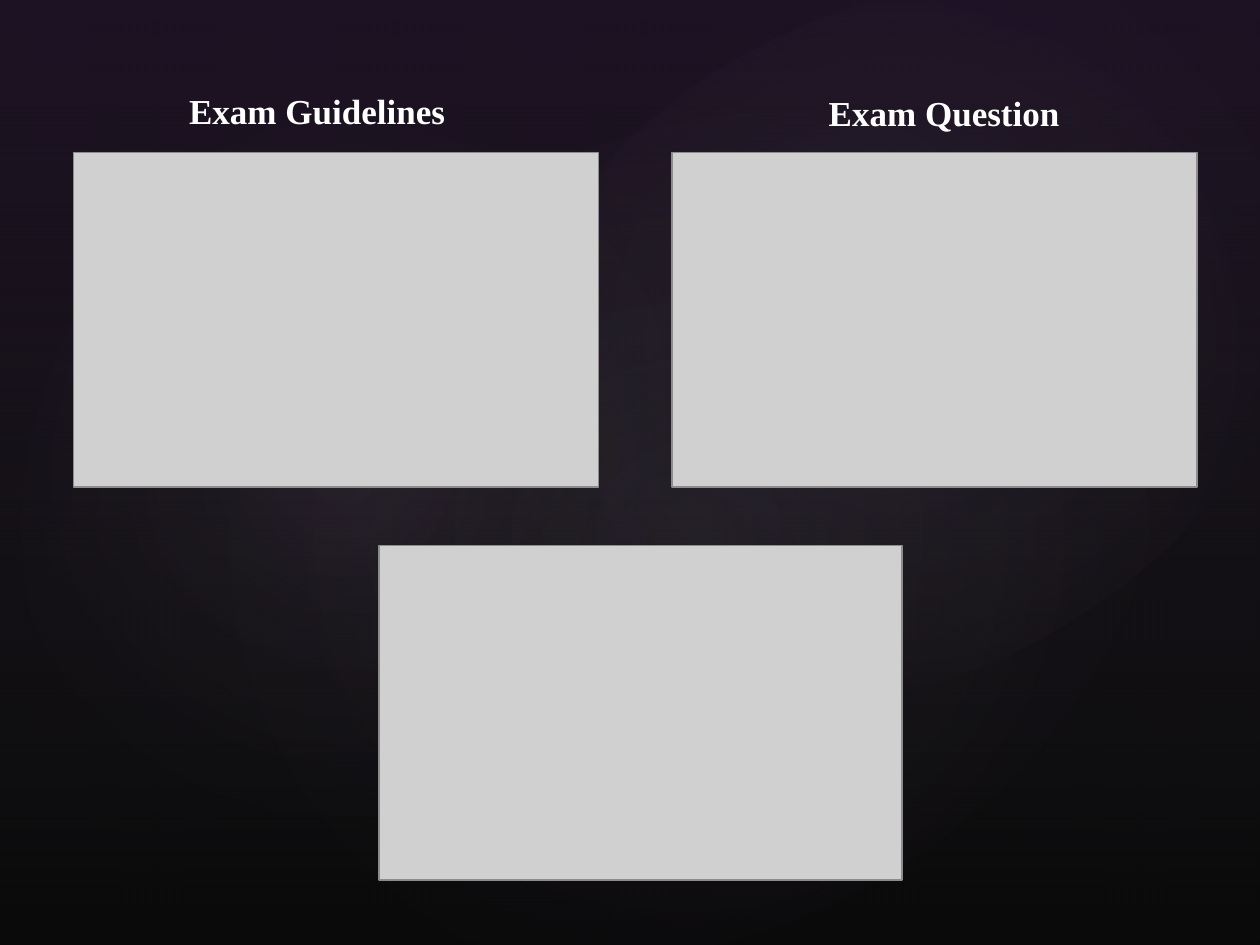
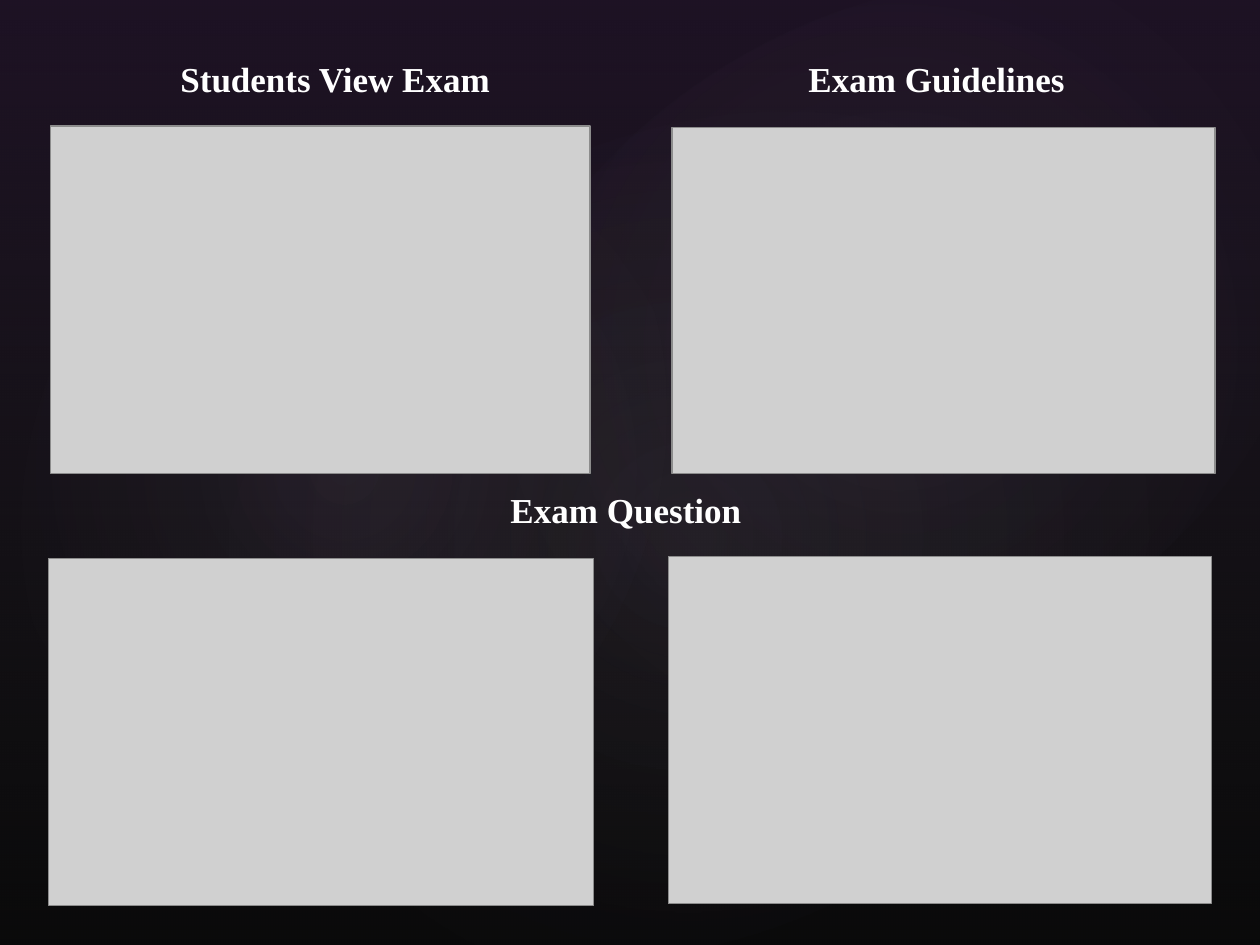
Before and after one commit to fake-friend/online_examination_with_security, a slide deck: slide 15 of Project.pptx (slide 14 before the commit). Drawn at 1260x945 pixels with LibreOffice and Linux fonts; fonts in the diff are those of the drawing; grey boxes stand for pictures; background and template pictures are left out. Boxes give left, top, right and bottom in pixels: in the first picture for what was removed or moved away, otherwise in the second. Text is boxed around its words. In the diff, an @@ line names an element or a change of style, - is before the commit and + after.

```diff
--- a/Project.pptx
+++ b/Project.pptx
@@ text "Exam Guidelines": place and size @@
-text "Exam Guidelines" at (189, 99, 445, 125)
+text "Exam Guidelines" at (808, 67, 1065, 93)
@@ text added at (180, 67, 490, 93), 20 pt, text #FFFFFF, bold @@
+Students View Exam
@@ picture added at (50, 126, 590, 474) @@
@@ picture: place and size @@
-picture at (73, 152, 598, 486)
+picture at (672, 127, 1215, 474)
@@ text "Exam Question": place and size @@
-text "Exam Question" at (829, 101, 1059, 132)
+text "Exam Question" at (510, 498, 741, 529)
@@ picture: place and size @@
-picture at (672, 152, 1197, 486)
+picture at (49, 558, 595, 906)
@@ picture: place and size @@
-picture at (379, 546, 902, 879)
+picture at (668, 557, 1211, 905)
```
Also in this commit, not shown: 4 other slides changed, 2 slides added, 1 other file.
